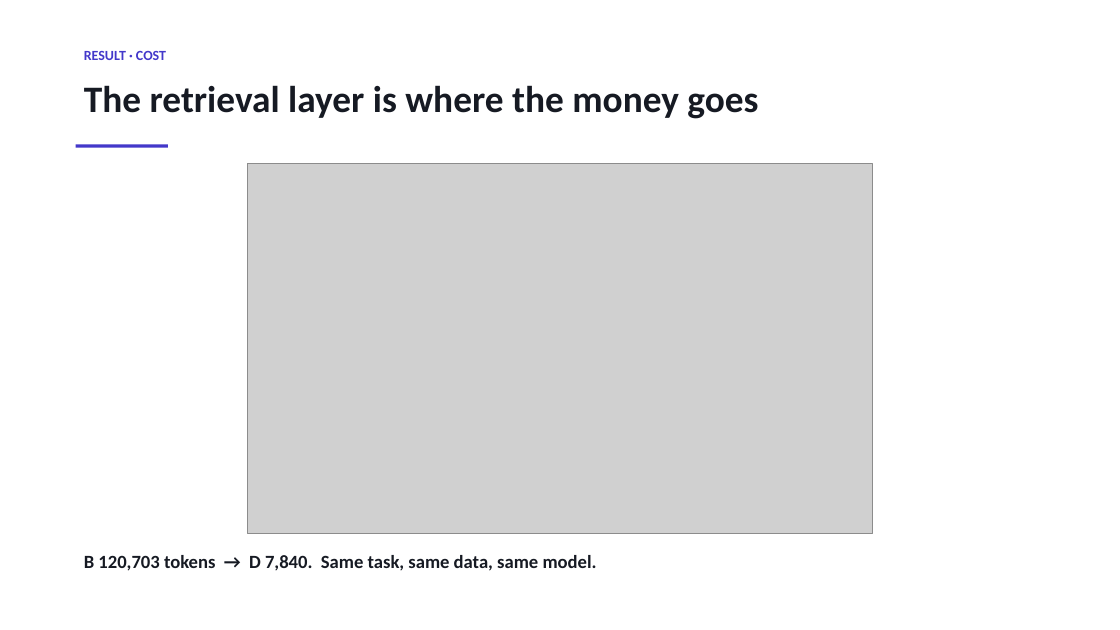
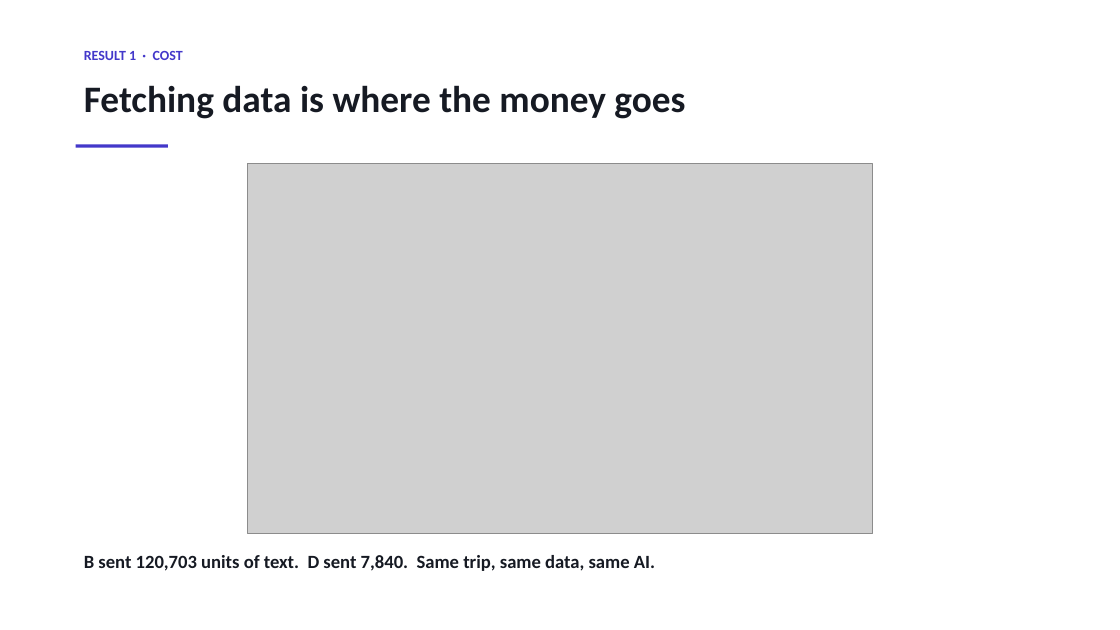
Before and after one commit to sherali143/Trip-Planner, a slide deck: slide 10 of submission/CMP7200_Viva_Presentation.pptx (slide 8 before the commit). Drawn at 1120x630 pixels with LibreOffice and Linux fonts; fonts in the diff are those of the drawing; grey boxes stand for pictures. Boxes give left, top, right and bottom in pixels: in the first picture for what was removed or moved away, otherwise in the second. Text is boxed around its words. In the diff, an @@ line names an element or a change of style, - is before the commit and + after.

```diff
--- a/submission/CMP7200_Viva_Presentation.pptx
+++ b/submission/CMP7200_Viva_Presentation.pptx
@@ text at (x1=84, y1=51, x2=183, y2=60): text changed @@
-RESULT · COST
+RESULT 1 · COST
@@ text at (x1=84, y1=85, x2=685, y2=119): text changed @@
-The retrieval layer is where the money goes
+Fetching data is where the money goes
@@ text at (x1=84, y1=555, x2=655, y2=571): text changed @@
-B 120,703 tokens → D 7,840. Same task, same data, same model.
+B sent 120,703 units of text. D sent 7,840. Same trip, same data, same AI.
```
Also in this commit, not shown: 12 other slides changed, 4 slides added, 2 slides removed, 3 other files.
